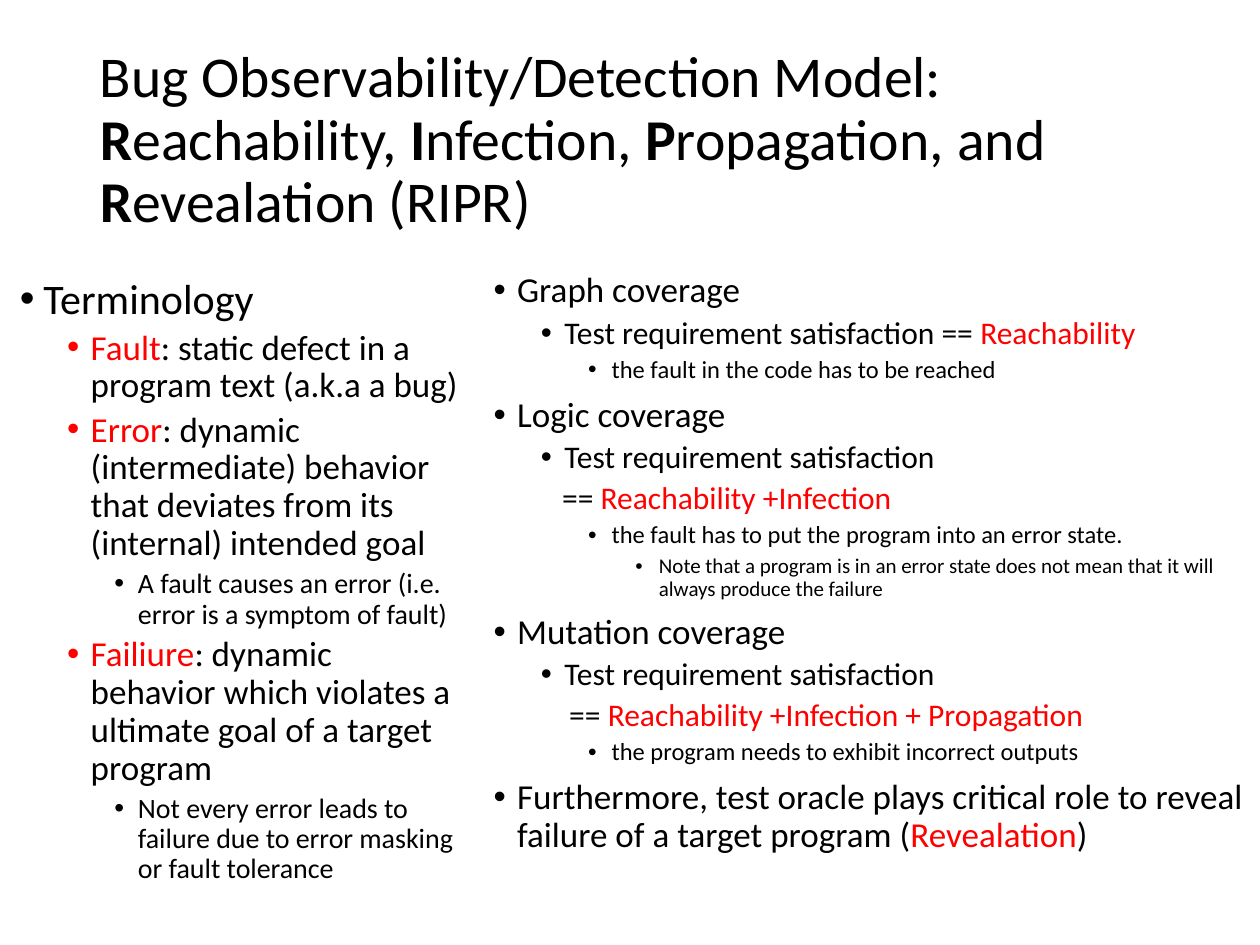
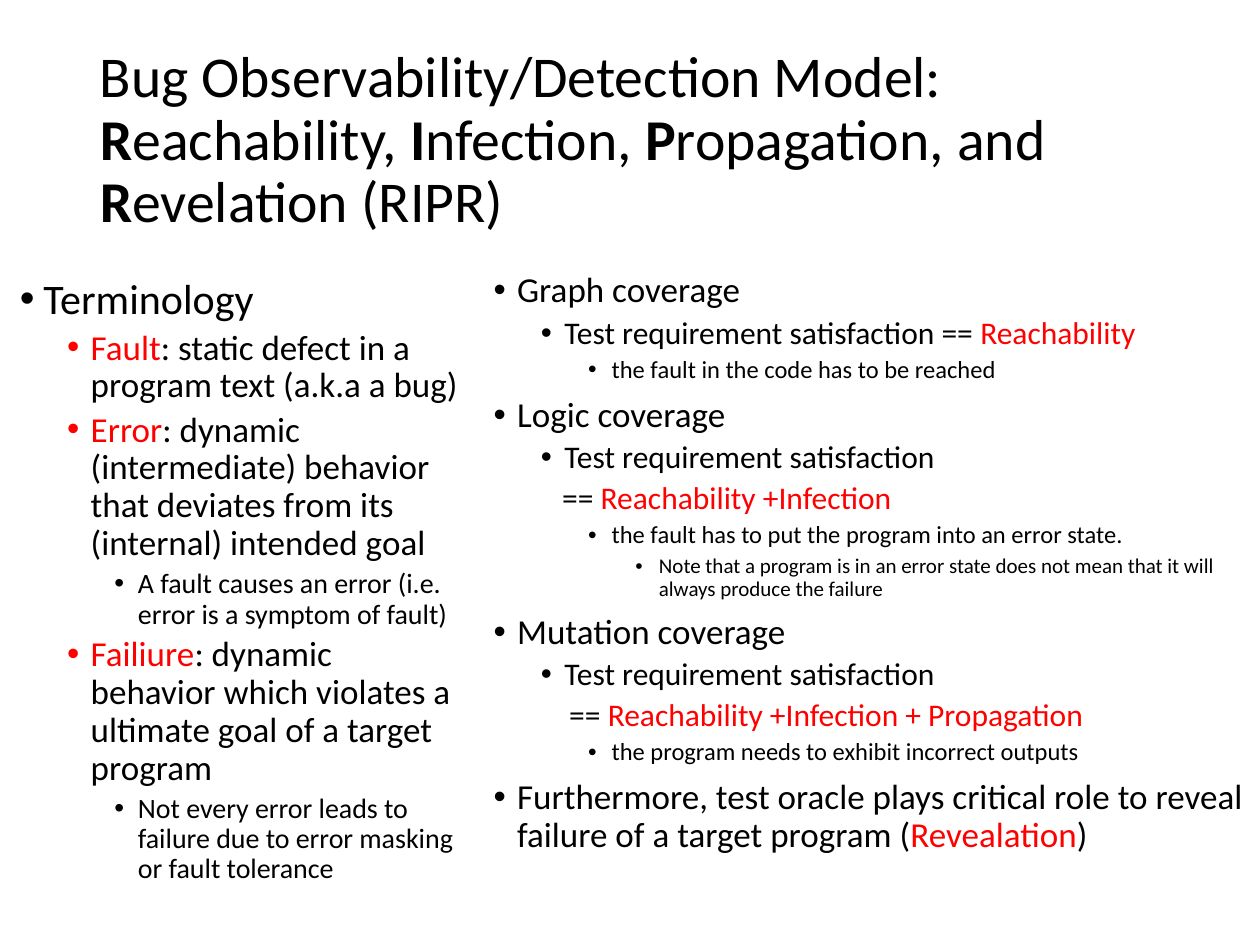
Before and after one commit to swtv-kaist/cs458-spring25, a slide deck: slide 32 of 2-coverage/lec9-Logic-covearge-v3.pptx. Drawn at 1260x945 pixels with LibreOffice and Linux fonts; fonts in the diff are those of the drawing. Boxes give left, top, right and bottom in pixels: in the first picture for what was removed or moved away, otherwise in the second. Text is boxed around its words. In the diff, an @@ line names an element or a change of style, - is before the commit and + after.

```diff
--- a/2-coverage/lec9-Logic-covearge-v3.pptx
+++ b/2-coverage/lec9-Logic-covearge-v3.pptx
@@ title at (100, 57, 1045, 230): text changed @@
-Bug Observability/Detection Model:
-Reachability, Infection, Propagation, and Revealation (RIPR)
+Bug Observability/Detection Model:
+Reachability, Infection, Propagation, and Revelation (RIPR)
```
Also in this commit, not shown: 2 other files.
